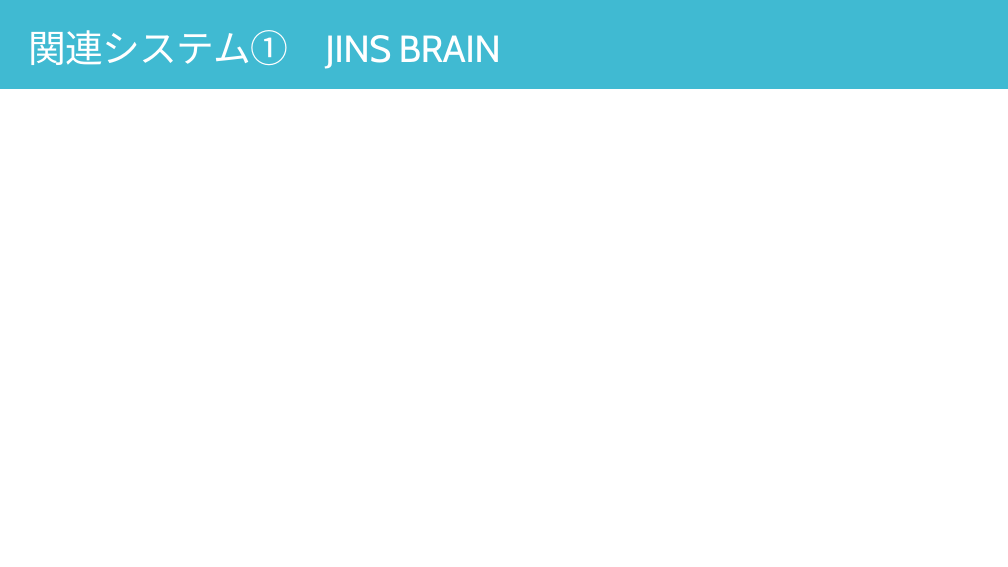
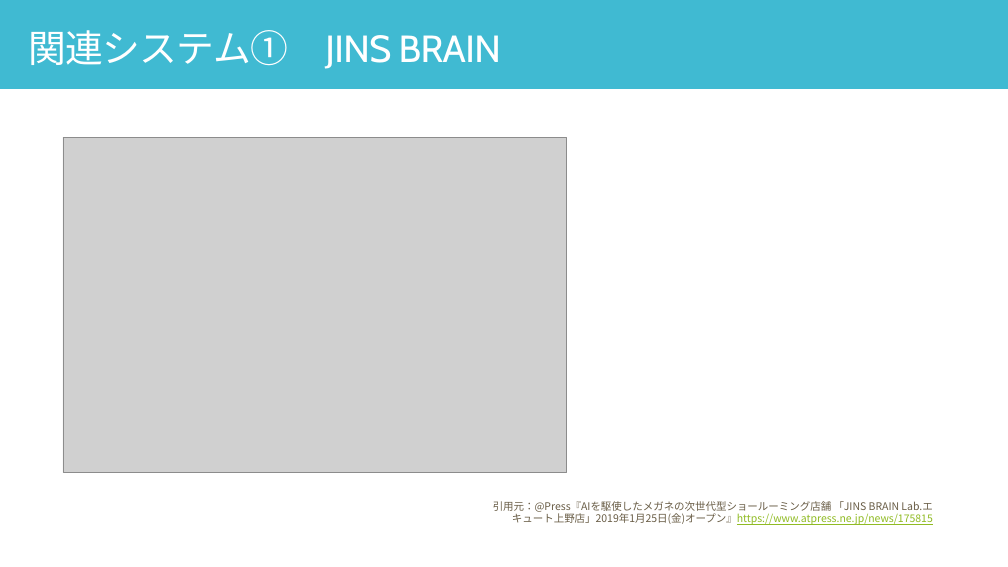
Before and after one commit to yuu5322/sci23, a slide deck: slide 4 of 口頭試問.pptx. Drawn at 1008x567 pixels with LibreOffice and Linux fonts; fonts in the diff are those of the drawing; grey boxes stand for pictures. Boxes give left, top, right and bottom in pixels: in the first picture for what was removed or moved away, otherwise in the second. Text is boxed around its words. In the diff, an @@ line names an element or a change of style, - is before the commit and + after.

```diff
--- a/口頭試問.pptx
+++ b/口頭試問.pptx
@@ picture added at (63, 138, 566, 473) @@
@@ text added at (493, 501, 933, 525), 10 pt, text #695D46 @@
+  引用元：@Press『AIを駆使したメガネの次世代型ショールーミング店舗 「JINS BRAIN Lab.エキュート上野店」2019年1月25日(金)オープン』https://www.atpress.ne.jp/news/175815
```
Also in this commit, not shown: 3 other slides changed, 2 slides added.
